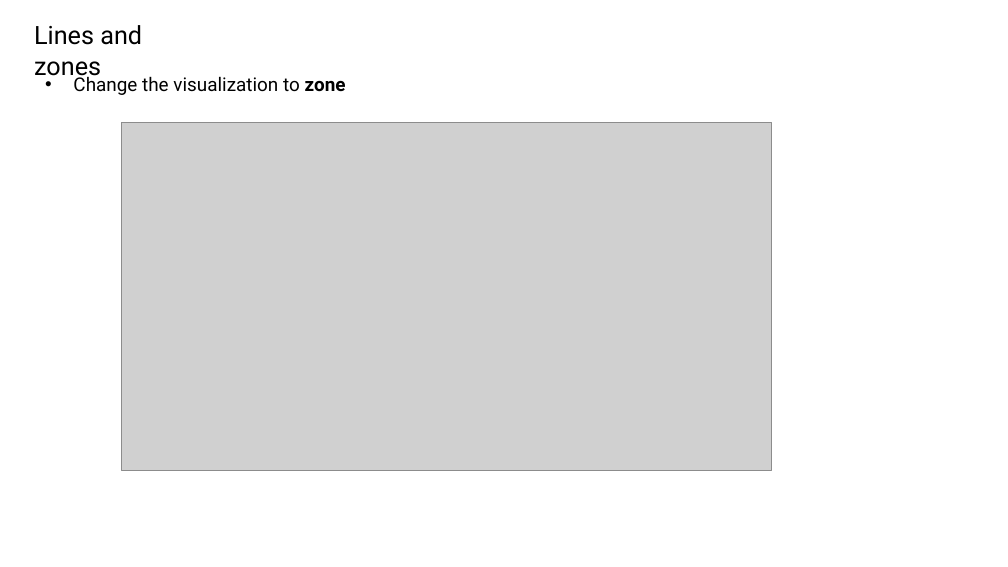
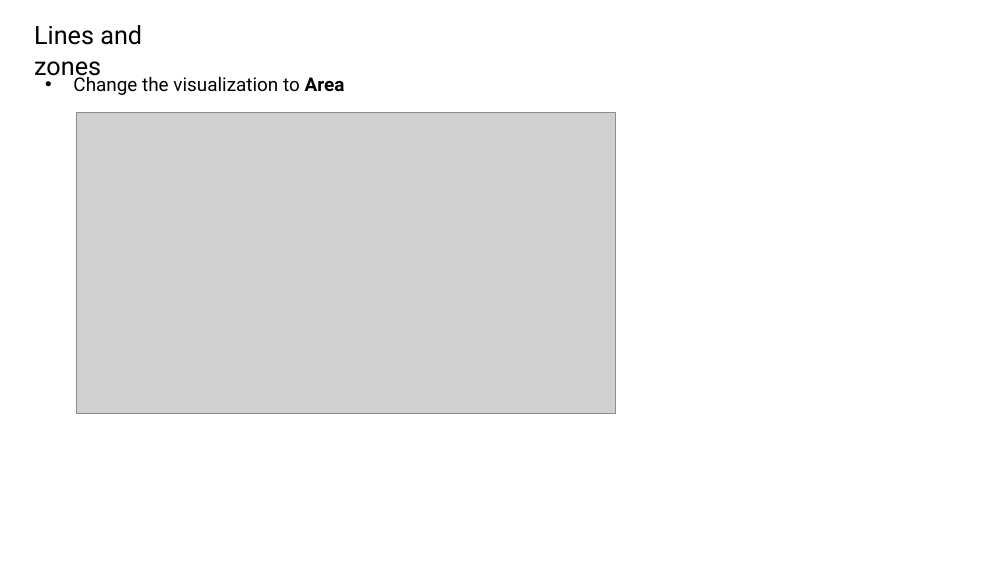
Before and after one commit to bejaouibechir/PowerBI, a slide deck: slide 4 of English/6.Visuals/2.Lines and Area.pptx. Drawn at 1008x567 pixels with LibreOffice and Linux fonts; fonts in the diff are those of the drawing; grey boxes stand for pictures. Boxes give left, top, right and bottom in pixels: in the first picture for what was removed or moved away, otherwise in the second. Text is boxed around its words. In the diff, an @@ line names an element or a change of style, - is before the commit and + after.

```diff
--- a/English/6.Visuals/2.Lines and Area.pptx
+++ b/English/6.Visuals/2.Lines and Area.pptx
@@ text at bbox=[73, 74, 345, 95]: text changed @@
-• Change the visualization to zone
+• Change the visualization to Area
@@ picture: place and size @@
-picture at bbox=[122, 122, 771, 470]
+picture at bbox=[76, 113, 616, 414]
```
Also in this commit, not shown: 4 other slides changed, 2 slides added, 1 slide removed, 15 other files.
